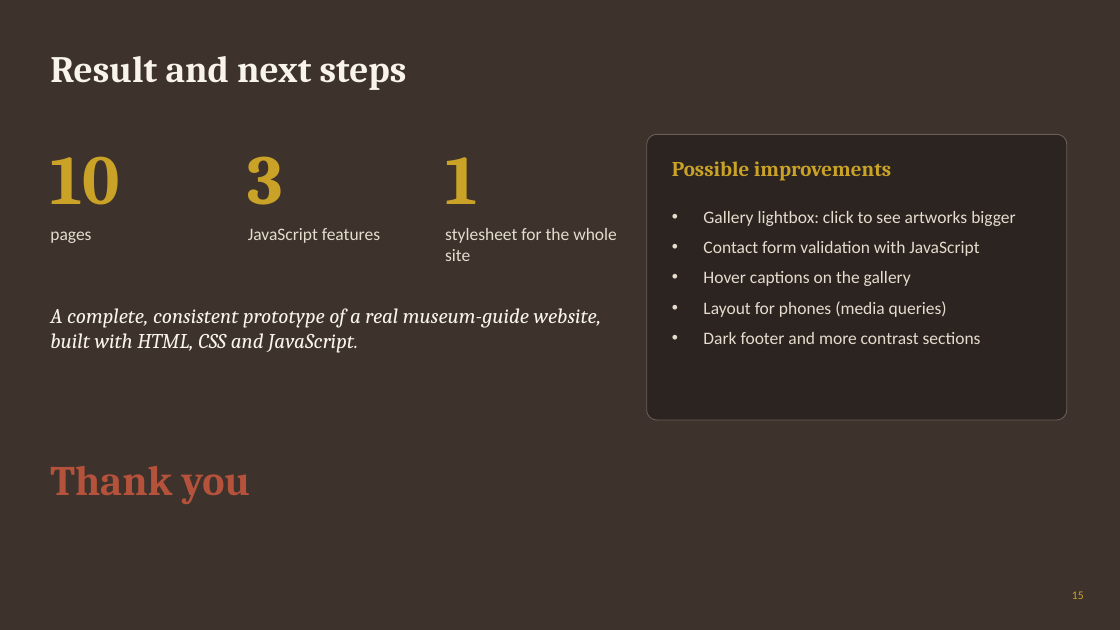
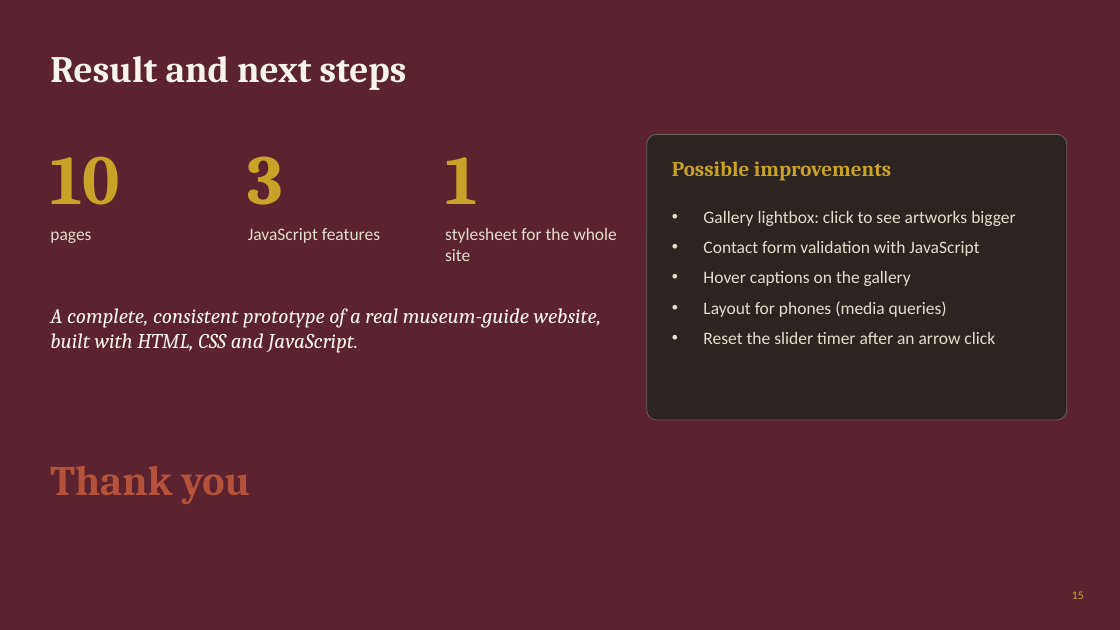
Before and after one commit to Kntouanoglou/Claude, a slide deck: slide 15 of artwalk-florence/presentation/ArtWalk-Florence-Presentation.pptx. Drawn at 1120x630 pixels with LibreOffice and Linux fonts; fonts in the diff are those of the drawing. Boxes give left, top, right and bottom in pixels: in the first picture for what was removed or moved away, otherwise in the second. Text is boxed around its words. In the diff, an @@ line names an element or a change of style, - is before the commit and + after.

```diff
--- a/artwalk-florence/presentation/ArtWalk-Florence-Presentation.pptx
+++ b/artwalk-florence/presentation/ArtWalk-Florence-Presentation.pptx
@@ background #3D322C to #5C2230 @@
@@ text at [703,332,995,344]: text changed @@
-• Dark footer and more contrast sections
+• Reset the slider timer after an arrow click
```
Also in this commit, not shown: 10 other slides changed.
